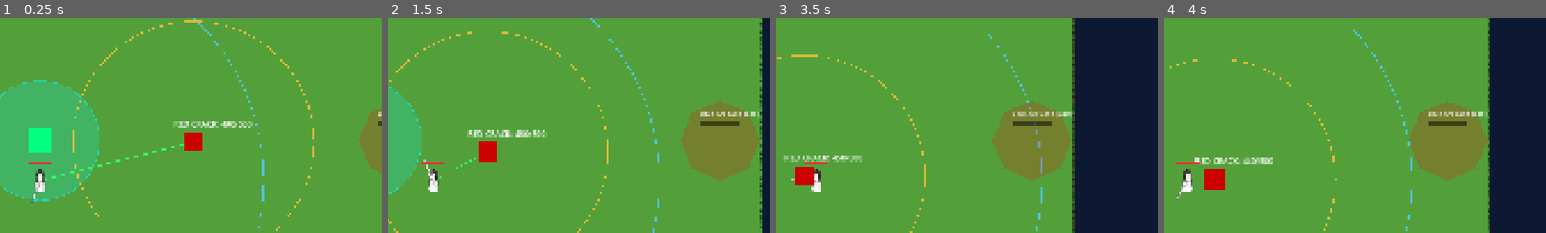
Above: before the commit, frames 1-4 (left to right).
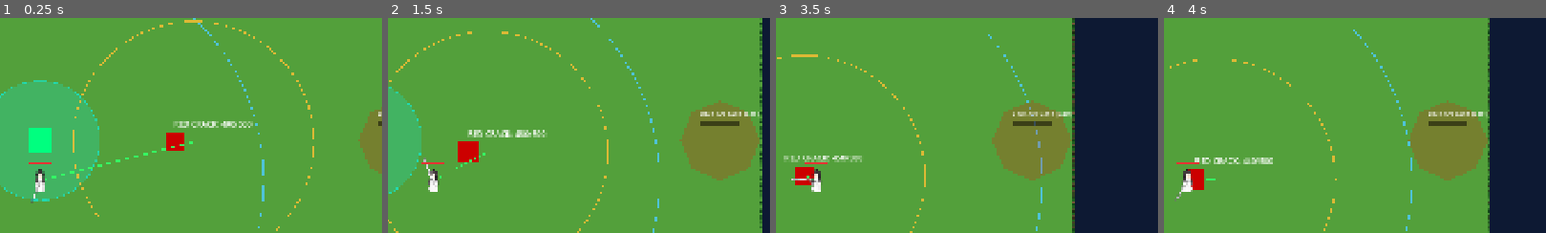
Above: after the commit, the same moments.

Repository: palmyer/no-ascension-tonight
Game: Godot game, scene res://scenes/TestScene.tscn
The game is run twice, just before and just after one commit, with the same random seed, the same clock (stepped at 60 frames per second) and the same inputs.
Inputs (mouse positions are % of the whole screen's width and height, from its top left):
- Up to frame 1 (0.25 s): no input
- Up to frame 2 (1.5 s): move the mouse to (72, 45) at 0.52 s; hold D (move_right) 0.53-1.25 s; click (72, 45) at 0.67 s; drag from (30, 55) to (43, 41) at 1.27 s
- Up to frame 3 (3.5 s): move the mouse to (60, 28) at 2.02 s; hold D (move_right) 2.03-2.75 s; drag from (45, 70) to (51, 49) at 2.77 s
- Up to frame 4 (4 s): move the mouse to (80, 65) at 3.52 s; hold A (move_left) from 3.53 s (still down)
The pictures show only the part of the screen within x 45-95%, y 12-62%; the shares and areas given below are measured in that part.

The runs differ from the first frame. In frame 1, 0.8% of the frame differs, in the area x 43-53%, y 53-62%; in frame 2, 1.0%, in the area x 18-29%, y 57-68%; in frame 3, less than 0.1%; in frame 4, 0.9%.

Commit message:
enemy add

Diff:
--- a/scenes/Boss_RedCrack.tscn
+++ b/scenes/Boss_RedCrack.tscn
@@ -13,8 +13,8 @@
 size = Vector2(300, 60)
 
 [node name="BossRedCrack" type="CharacterBody2D"]
-collision_layer = 4
-collision_mask = 5
+collision_layer = 32
+collision_mask = 1
 script = ExtResource("1_boss")
 
 [node name="Placeholder" type="ColorRect" parent="."]
@@ -44,7 +44,7 @@
 script = ExtResource("3_vel")
 
 [node name="HurtboxComponent" type="Area2D" parent="." node_paths=PackedStringArray("health_component")]
-collision_layer = 4
+collision_layer = 32
 collision_mask = 8
 script = ExtResource("4_hurt")
 health_component = NodePath("../HealthComponent")
--- a/scenes/Enemy.tscn
+++ b/scenes/Enemy.tscn
@@ -13,12 +13,7 @@
 collision_mask = 5
 script = ExtResource("1_enemy")
 
-[node name="Placeholder" type="ColorRect" parent="."]
-offset_left = -20.0
-offset_top = -20.0
-offset_right = 20.0
-offset_bottom = 20.0
-color = Color(1, 0, 0, 1)
+[node name="Sprite2D" type="Sprite2D" parent="."]
 
 [node name="CollisionShape2D" type="CollisionShape2D" parent="."]
 shape = SubResource("CircleShape2D_enemy")
--- a/scenes/player/Player.tscn
+++ b/scenes/player/Player.tscn
@@ -134,7 +134,7 @@
 [node name="SwordHitbox" type="Area2D" parent="Sprite2D/SwordPivot/sword" unique_id=1807642211]
 position = Vector2(-24, -24)
 collision_layer = 8
-collision_mask = 4
+collision_mask = 36
 monitoring = false
 
 [node name="CollisionShape2D" type="CollisionShape2D" parent="Sprite2D/SwordPivot/sword/SwordHitbox" unique_id=925641113]
--- a/src/entities/Boss_RedCrack.gd
+++ b/src/entities/Boss_RedCrack.gd
@@ -26,6 +26,7 @@
 	add_to_group("Enemy")
 	add_to_group("DamageableEnemy")
 	add_to_group("Boss")
+	z_index = -1
 
 	# Boss stats
 	var scaled_health = 500.0 + (GameManager.current_wave - 1) * 100.0
@@ -63,6 +64,8 @@
 
 	# 持续检测接触伤害
 	check_contact_damage()
+	# 水平翻转面向玩家
+	$Placeholder.scale.x = -1.0 if target.global_position.x < global_position.x else 1.0
 
 	match current_state:
 		State.CHASE:
--- a/src/entities/Enemy.gd
+++ b/src/entities/Enemy.gd
@@ -1,40 +1,72 @@
 extends CharacterBody2D
 class_name Enemy
 
-enum EnemyType { MELEE, RANGED }
+enum EnemyType { MELEE, ARROW, MAGIC, HEAL }
 @export var enemy_type: EnemyType = EnemyType.MELEE
 
 @onready var health_component: HealthComponent = $HealthComponent
+@onready var sprite: Sprite2D = $Sprite2D
+
 @export var speed: float = 100.0
 @export var shoot_range: float = 400.0
 @export var shoot_interval: float = 1.5
 @export var bullet_scene_path: String = "res://scenes/Bullet.tscn"
 
+@export var heal_range: float = 300.0
+@export var heal_amount: float = 3.0
+@export var heal_interval: float = 1.0
+
+@export var aggro_range: float = 350.0
+
 var target: Node2D
 var shoot_timer: float = 0.0
+var heal_timer: float = 0.0
+var melee_attack_timer: float = 0.0
 var health_label: Label
 
 @export var orb_scene: PackedScene = preload("res://scenes/SpiritOrb.tscn")
 @onready var bullet_pkg: PackedScene = load(bullet_scene_path)
 
-@export var aggro_range: float = 350.0
-
 var player: Node2D
 var core: Node2D
+
+const MELEE_TEXTURE = preload("res://enemy_meele_64.png")
+const ARROW_TEXTURE = preload("res://enemy_arrow_64.png")
+const MAGIC_TEXTURE = preload("res://enemy_magic_64.png")
+const HEAL_TEXTURE  = preload("res://enemy_heal_64.png")
 
 func _ready():
 	add_to_group("Enemy")
 	add_to_group("DamageableEnemy")
-
-	# 根据类型设置颜色
-	if enemy_type == EnemyType.RANGED:
-		$Placeholder.color = Color.PURPLE # 远程敌人紫色
-		speed = 80.0 # 远程走慢点
-	else:
-		$Placeholder.color = Color.RED # 近战敌人红色
-
-	# 随着波数增加血量
-	var scaled_health = 10.0 + (GameManager.current_wave - 1) * 5.0
+	z_index = -2
+
+	match enemy_type:
+		EnemyType.MELEE:
+			sprite.texture = MELEE_TEXTURE
+			speed = 110.0
+			$HitboxComponent.damage = 25.0
+		EnemyType.ARROW:
+			sprite.texture = ARROW_TEXTURE
+			speed = 75.0
+			shoot_range = 420.0
+			shoot_interval = 1.2
+		EnemyType.MAGIC:
+			sprite.texture = MAGIC_TEXTURE
+			speed = 65.0
+			shoot_range = 380.0
+			shoot_interval = 1.8
+		EnemyType.HEAL:
+			sprite.texture = HEAL_TEXTURE
+			speed = 85.0
+			aggro_range = 250.0
+
+
+	var base_health = 10.0
+	match enemy_type:
+		EnemyType.MELEE: base_health = 15.0
+		EnemyType.HEAL:  base_health = 8.0
+
+	var scaled_health = base_health + (GameManager.current_wave - 1) * 5.0
 	health_component.max_health = scaled_health
 	health_component.current_health = scaled_health
 
@@ -42,7 +74,6 @@
 	player = get_tree().get_first_node_in_group("Player")
 	core = get_tree().get_first_node_in_group("LifeCore")
 
-	# Boss 惩罚逻辑：如果赤裂大妖未击败，且是晚上，增加伤害
 	if not GameManager.boss_states["RedCrack"] and GameManager.current_state == GameManager.GameState.NIGHT:
 		var multiplier = 1.0
 		if GameManager.current_wave <= 6:
@@ -53,19 +84,22 @@
 			multiplier = 2.0
 
 		$HitboxComponent.damage *= multiplier
-		print("[DEBUG] Enemy damage buffed by Red Crack (x%.1f)" % multiplier)
 
 	setup_debug_ui()
 
 func setup_debug_ui():
 	health_label = Label.new()
 	health_label.horizontal_alignment = HORIZONTAL_ALIGNMENT_CENTER
-	health_label.position = Vector2(-20, -10) # 居中显示在敌人身上
+	health_label.position = Vector2(-20, -10)
 	health_label.add_theme_font_size_override("font_size", 14)
 	add_child(health_label)
 
+func play_attack_anim():
+	var st = create_tween()
+	st.tween_property(self, "scale", Vector2(1.25, 0.75), 0.1)
+	st.tween_property(self, "scale", Vector2(1.0, 1.0), 0.15)
+
 func _physics_process(delta: float):
-	# 更新 Debug UI
 	if health_label:
 		health_label.visible = GameManager.debug_mode
 		health_label.text = str(int(health_component.current_health))
@@ -82,40 +116,111 @@
 	if is_night:
 		current_aggro = aggro_range * 2.0
 
+	# HEAL enemy: periodically heal nearby allies
+	if enemy_type == EnemyType.HEAL:
+		heal_timer -= delta
+		if heal_timer <= 0:
+			if heal_nearby_enemies():
+				play_attack_anim()
+			heal_timer = heal_interval
+
 	var move_target: Vector2 = Vector2.ZERO
 	var active_chase = false
 
-	if dist_to_player < current_aggro:
-		# 玩家在范围内，优先追玩家
-		move_target = player.global_position
-		active_chase = true
-
-		# 远程攻击逻辑 (仅限远程敌人)
-		if enemy_type == EnemyType.RANGED and dist_to_player < shoot_range:
-			shoot_timer -= delta
-			if shoot_timer <= 0:
-				shoot_at_player()
-				shoot_timer = shoot_interval
-	elif is_night and core:
-		# 晚上且玩家不在范围，向灵核移动
-		move_target = core.global_position
-		active_chase = true
+	if enemy_type == EnemyType.HEAL:
+		if dist_to_player < current_aggro:
+			var flee_dir = global_position.direction_to(player.global_position)
+			velocity = -flee_dir * speed
+			move_and_slide()
+			return
+		elif is_night and core:
+			move_target = core.global_position
+			active_chase = true
+	else:
+		if dist_to_player < current_aggro:
+			move_target = player.global_position
+			active_chase = true
+
+			var is_ranged = (enemy_type == EnemyType.ARROW or enemy_type == EnemyType.MAGIC)
+			if is_ranged and dist_to_player < shoot_range:
+				shoot_timer -= delta
+				if shoot_timer <= 0:
+					shoot_at_player()
+					shoot_timer = shoot_interval
+
+			# MELEE: periodic attack animation when close to player
+			if enemy_type == EnemyType.MELEE:
+				var contact_range = 50.0
+				if dist_to_player < contact_range:
+					melee_attack_timer -= delta
+					if melee_attack_timer <= 0:
+						play_attack_anim()
+						melee_attack_timer = 0.8
+		elif is_night and core:
+			move_target = core.global_position
+			active_chase = true
 
 	if active_chase:
 		var direction = global_position.direction_to(move_target)
-		# 如果在射程内且是追玩家，可以稍微减速或者停止以便射击（可选）
 		var final_speed = speed
-		if dist_to_player < shoot_range * 0.5: final_speed *= 0.5
+		var is_ranged = (enemy_type == EnemyType.ARROW or enemy_type == EnemyType.MAGIC)
+		if is_ranged and dist_to_player < shoot_range * 0.5:
+			final_speed *= 0.5
 
 		velocity = direction * final_speed
 		move_and_slide()
 	else:
 		velocity = Vector2.ZERO
 
+	sprite.flip_h = player.global_position.x < global_position.x
+
+func heal_nearby_enemies() -> bool:
+	var enemies = get_tree().get_nodes_in_group("Enemy")
+	var best_target = null
+	var best_hp_pct = 1.0
+	for enemy in enemies:
+		if enemy == self: continue
+		if not is_instance_valid(enemy): continue
+		if not enemy.has_method("receive_heal"): continue
+		var dist = global_position.distance_to(enemy.global_position)
+		if dist < heal_range:
+			var hp_pct = enemy.health_component.current_health / enemy.health_component.max_health
+			if hp_pct < best_hp_pct:
+				best_hp_pct = hp_pct
+				best_target = enemy
+	if best_target:
+		best_target.receive_heal(heal_amount)
+		return true
+	return false
+
+func receive_heal(amount: float):
+	if is_instance_valid(health_component):
+		health_component.heal(amount)
+
 func shoot_at_player():
 	if not bullet_pkg or not player: return
 	var bullet = bullet_pkg.instantiate()
+
+	play_attack_anim()
+
 	var base_damage = 5.0
+	var bullet_color = Color.WHITE
+	var bullet_speed = 600.0
+
+	match enemy_type:
+		EnemyType.ARROW:
+			base_damage = 5.0
+			bullet_color = Color.GREEN
+			bullet_speed = 700.0
+		EnemyType.MAGIC:
+			base_damage = 8.0
+			bullet_color = Color.BLUE
+			bullet_speed = 400.0
+		_:
+			base_damage = 5.0
+			bullet_color = Color.WHITE
+			bullet_speed = 600.0
+
 	if not GameManager.boss_states["RedCrack"] and GameManager.current_state == GameManager.GameState.NIGHT:
 		var multiplier = 1.0
 		if GameManager.current_wave <= 6:
@@ -125,24 +230,23 @@
 		else:
 			multiplier = 2.0
 		base_damage *= multiplier
+
 	bullet.damage = base_damage
-	bullet.color = Color.WHITE # 敌人子弹白色
+	bullet.color = bullet_color
+	bullet.speed = bullet_speed
 	bullet.global_position = global_position
 	bullet.rotation = global_position.direction_to(player.global_position).angle()
 
-	# 修正层级逻辑：
 	var hb = bullet.get_node("HitboxComponent")
-	hb.collision_layer = 16 # 设置为“敌人攻击层”，对应玩家 Hurtbox 的 Mask
-	hb.collision_mask = 2   # 检测“玩家身体层”，用于子弹碰撞消失
+	hb.collision_layer = 16
+	hb.collision_mask = 2
 
 	get_tree().root.add_child(bullet)
-
 
 func take_damage(amount: float) -> void:
 	health_component.damage(amount)
 
 func _on_died():
-	print("Enemy Defeated!")
 	spawn_orb()
 	queue_free()
 
@@ -150,17 +254,14 @@
 	if not orb_scene: return
 	var orb = orb_scene.instantiate()
 	orb.global_position = global_position
-	# 使用调谐后的加权概率
 	orb.type = GameManager.get_weighted_drop_type()
 	get_parent().add_child(orb)
 
 func _on_hurtbox_component_hit(damage: float):
-	# 受击反馈：变红
 	modulate = Color.RED
 	var knockback_dir = (global_position - get_tree().get_first_node_in_group("Player").global_position).normalized()
 	global_position += knockback_dir * 10.0
 
-	# 缩放效果
 	var tween = create_tween()
 	tween.tween_property(self, "scale", Vector2(1.2, 1.2), 0.05)
 	tween.tween_property(self, "scale", Vector2(1.0, 1.0), 0.05)
--- a/src/entities/EnemySpawner.gd
+++ b/src/entities/EnemySpawner.gd
@@ -67,11 +67,16 @@
 
 	var enemy = enemy_scene.instantiate()
 
-	# 设置敌人类型：远程/近战比例 1:10
-	if randf() < 0.1: # 约 10% 概率生成远程
-		enemy.enemy_type = Enemy.EnemyType.RANGED
+	# 四种敌人平均分布：各 25%
+	var roll = randf()
+	if roll < 0.25:
+		enemy.enemy_type = Enemy.EnemyType.MELEE
+	elif roll < 0.5:
+		enemy.enemy_type = Enemy.EnemyType.ARROW
+	elif roll < 0.75:
+		enemy.enemy_type = Enemy.EnemyType.MAGIC
 	else:
-		enemy.enemy_type = Enemy.EnemyType.MELEE
+		enemy.enemy_type = Enemy.EnemyType.HEAL
 
 	enemy.global_position = global_position + pos
 	get_parent().add_child(enemy)
Binary file added: enemy_arror_1_trans.png
Not shown, added: enemy_arror_1_trans.png.import
Binary file added: enemy_arrow_64.png
Not shown, added: enemy_arrow_64.png.import
Binary file added: enemy_arrow_trans_64.png
Not shown, added: enemy_arrow_trans_64.png.import
Binary file added: enemy_heal_1_trans.png
Not shown, added: enemy_heal_1_trans.png.import
Binary file added: enemy_heal_64.png
Not shown, added: enemy_heal_64.png.import
Binary file added: enemy_heal_trans_64.png
Not shown, added: enemy_heal_trans_64.png.import
(and 12 more such lines)
